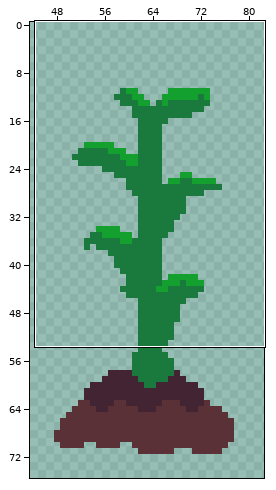
Two versions of one pixel-art file, Ase/plant.aseprite. The first picture is a wide view before the edit; the outline marks the close-up.
Close-up. As it was:
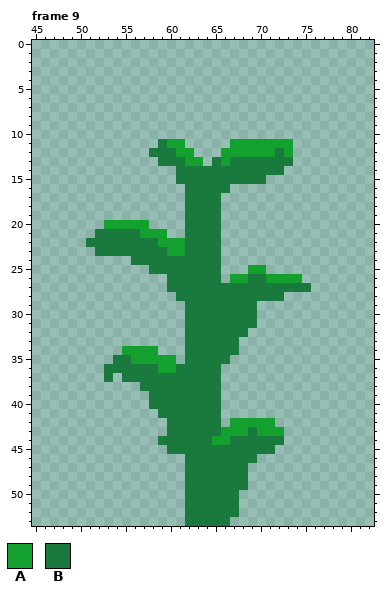
128x128 pixels, 14 frames. Shown: frame 9: x 45..82, y 0..53. The wide view leaves out empty margins. The commit also changed other frames or places, which this record leaves out.
Palette (. is transparent): A #14a02e  B #1a7a3e
Pixels before, frame 9, first column x 51:
11 ........BAA.....AAAAAAA..
12 .......BBBAA...AAAAAABA..
13 ........BBBAA.BABBBBBBB..
14 ..........BBBBBBBBBBBB...
15 ..........BBBBBBBBBB.....
16 ...........BBBBB.........
17 ...........BBBB..........
18 ...........BBBB..........
19 ...........BBBB..........
20 ..AAAAA....BBBB..........
21 .BBBBBAAA..BBBB..........
22 BBBBBBBBAAABBBB..........
23 .BBBBBBBBAABBBB..........
24 .....BBBBBBBBBB..........
25 .......BBBBBBBB...AA.....
26 .........BBBBBB.AABBAAAA.
27 .........BBBBBBBBBBBBBBBB
28 ..........BBBBBBBBBBBB...
29 ...........BBBBBBBB......
30 ...........BBBBBBBB......
31 ...........BBBBBBBB......
32 ...........BBBBBBB.......
33 ...........BBBBBB........
34 ....AAAA...BBBBBB........
35 ...BBAAAAA.BBBBB.........
36 ..BBBBBBAABBBBB..........
37 ..B.BBBBBBBBBBB..........
38 ......BBBBBBBBB..........
39 .......BBBBBBBB..........
40 .......BBBBBBBB..........
41 ........BBBBBBB..........
42 .........BBBBBB.AAAAA....
43 .........BBBBBBAAABAAA...
44 ........BBBBBBAABBBBBB...
45 .........BBBBBBBBBBBB....
46 ...........BBBBBBBB......
47 ...........BBBBBBB.......
48 ...........BBBBBBB.......
49 ...........BBBBBBB.......
50 ...........BBBBBB........
51 ...........BBBBBB........
52 ...........BBBBBB........
53 ...........BBBBB.........
The same view after the edit:
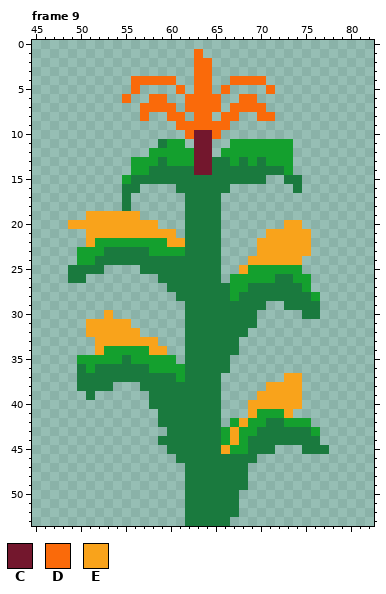
Colours new in this view: C #73172d  D #fa6a0a  E #f9a31b
The exact change:
Changed rows in their new state; - is an unchanged pixel.
Frame 9:
first column x 49:
 1 --------------D--------------
 2 --------------DD-------------
 3 --------------DD-------------
 4 -------DDDDD--DD--DDDD-------
 5 -------D----D-DD-D----D------
 6 ------D--DD--DDDD--DD--------
 7 --------DDDD-DDDD-DDDD-------
 8 --------D--DD-DD-DD--DD------
 9 ------------DDDDDD-----------
10 -------------DCCD------------
11 --------------CC-------------
12 ---------AAA--CC-------A-----
13 -------AAA-AA-CC-BA-A-AAA----
14 -------AABBB--CC--------A----
15 ------ABBBBB------------BB---
16 ------BB----B------------B---
17 ------B----------------------
18 ------B----------------------
19 --EEEEEE---------------------
20 EEEEEEEEEE--------------EE---
21 --EEEEEEEEEE----------EEEEE--
22 --EAAAAAAA-EE--------EEEEEE--
23 -AAA-----AA----------EEEEEE--
24 -AABBBB-------------EEEEEE---
25 BBBB----B----------E--AAAA---
26 BB--------B---------AA-BB-A--
27 ------------------AA------A--
28 ------------------A-----BBBA-
29 ---------------------B--BBBB-
30 ----E---------------------BB-
31 --EEEEE----------------------
32 --EEEEEE---------------------
33 ---EEEEEEE-------------------
34 ---EAA---EE------------------
35 -AAAAA-----------------------
36 -BAB-----A--A----B-----------
37 -BBB-B------A-----------EE---
38 -BBBB-----------------EEEE---
39 --B------------------EEEEE---
40 --------------------EEEEEE---
41 --------------------EAAAE----
42 ----------B--------E--BBAAA--
43 ------------------E-ABBBBBBA-
44 ----------------B-EA----BBBB-
45 -----------------EAA------BBB
46 ------------B----------------
Boxes around the changes in both close-ups, in picture pixels (x1, y1, x2, y2):
changed: (68, 49, 329, 463)
